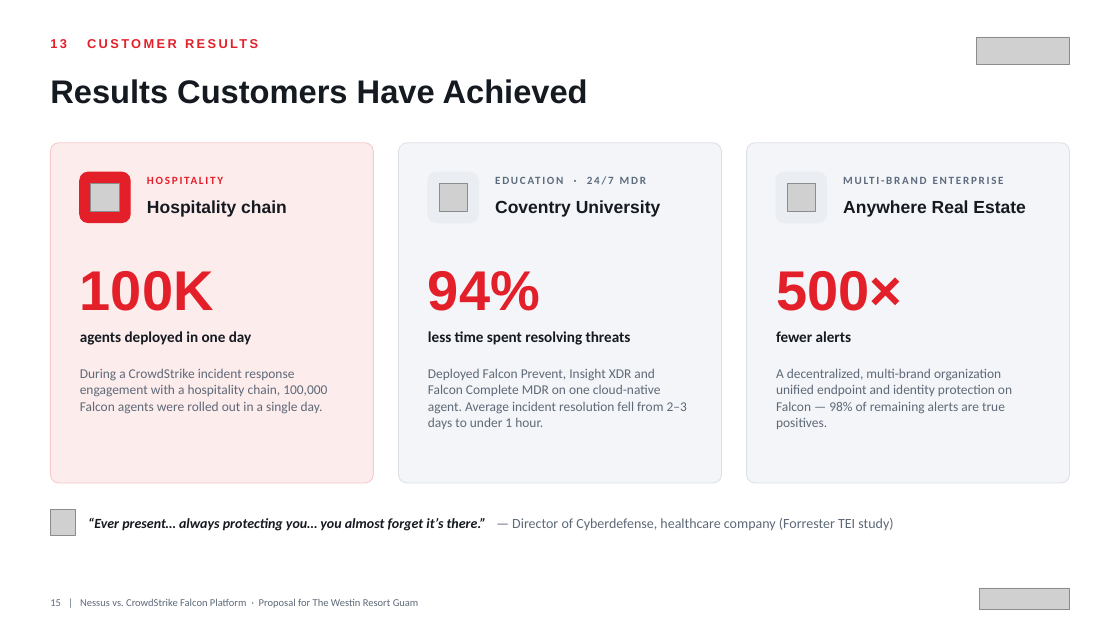
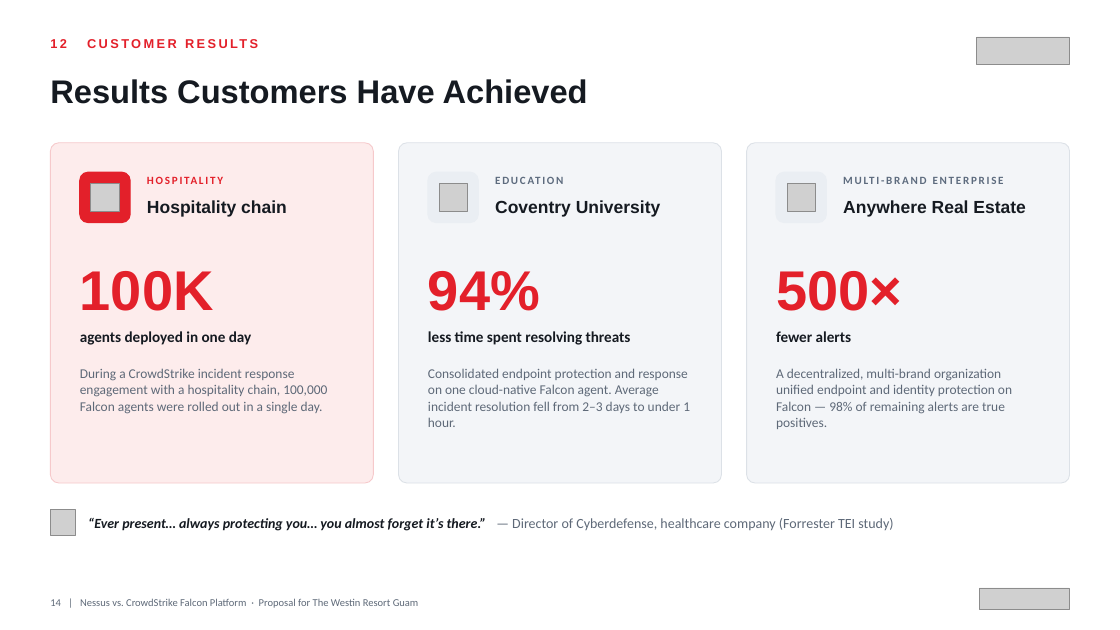
Before and after one commit to BigLee-Creator/Recommendations, a slide deck: slide 14 of ENG._Nessus_vs_CrowdStrike_Falcon_Proposal_for_Westin_Resort_Guam_SECUKOREA.pptx (slide 15 before the commit). Drawn at 1120x630 pixels with LibreOffice and Linux fonts; fonts in the diff are those of the drawing; grey boxes stand for pictures. Boxes give left, top, right and bottom in pixels: in the first picture for what was removed or moved away, otherwise in the second. Text is boxed around its words. In the diff, an @@ line names an element or a change of style, - is before the commit and + after.

```diff
--- a/ENG._Nessus_vs_CrowdStrike_Falcon_Proposal_for_Westin_Resort_Guam_SECUKOREA.pptx
+++ b/ENG._Nessus_vs_CrowdStrike_Falcon_Proposal_for_Westin_Resort_Guam_SECUKOREA.pptx
@@ text at box(608, 177, 614, 184): text changed @@
-EDUCATION · 24/7 MDR
+EDUCATION
@@ text at box(428, 368, 690, 427): text changed @@
-Deployed Falcon Prevent, Insight XDR and Falcon Complete MDR on one cloud-native agent. Average incident resolution fell from 2–3 days to under 1 hour.
+Consolidated endpoint protection and response on one cloud-native Falcon agent. Average incident resolution fell from 2–3 days to under 1 hour.
@@ text at box(50, 598, 419, 608): text changed @@
-15 | Nessus vs. CrowdStrike Falcon Platform · Proposal for The Westin Resort Guam
+14 | Nessus vs. CrowdStrike Falcon Platform · Proposal for The Westin Resort Guam
```
Also in this commit, not shown: 12 other slides changed, 1 slide removed.
